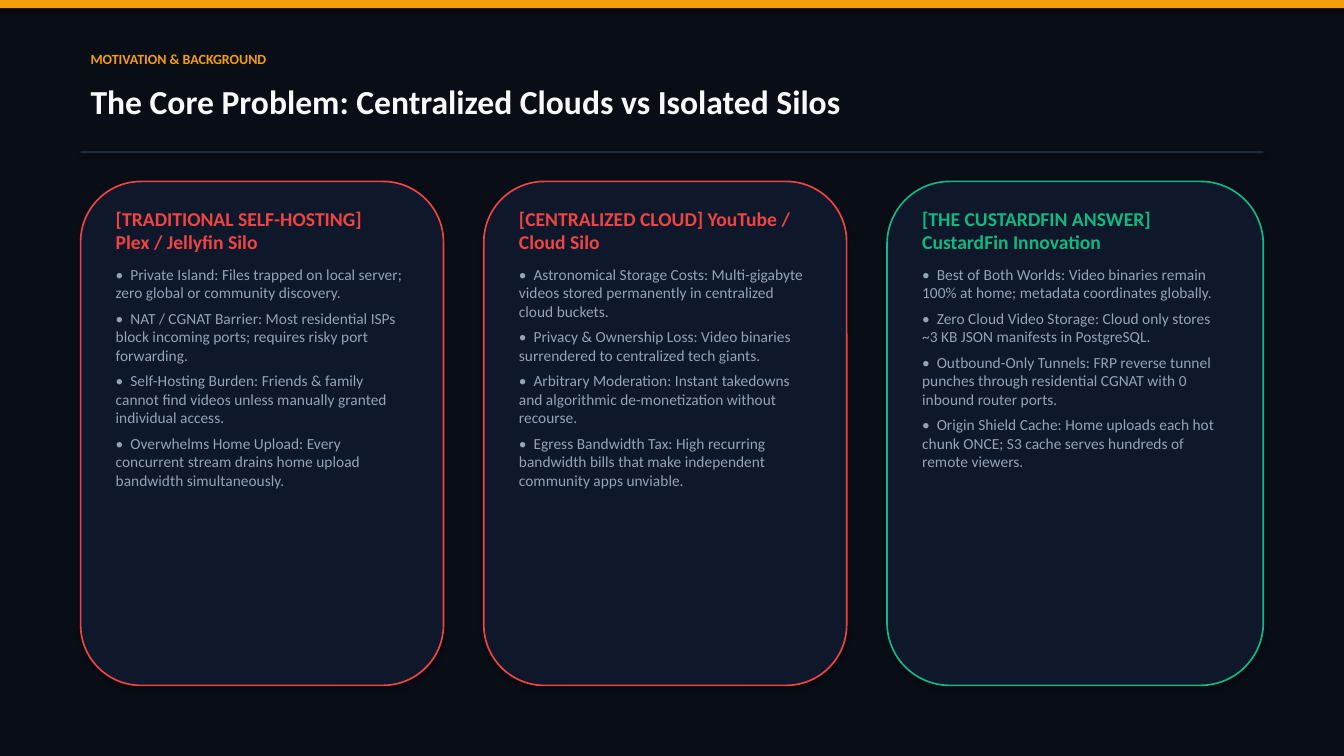
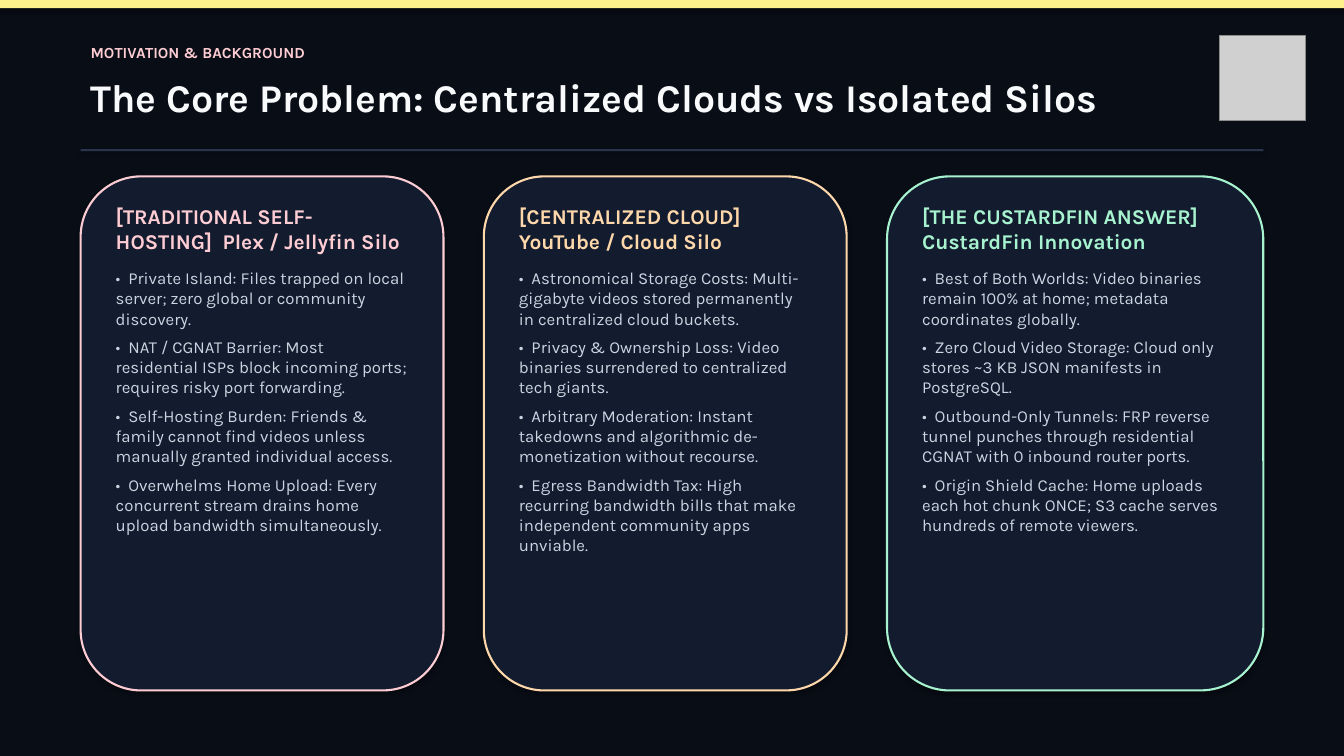
Before and after one commit to Anosh26/Custard-Fin, a slide deck: slide 2 of docs/presentation/CustardFin_Presentation.pptx. Drawn at 1344x756 pixels with LibreOffice and Linux fonts; fonts in the diff are those of the drawing; grey boxes stand for pictures. Boxes give left, top, right and bottom in pixels: in the first picture for what was removed or moved away, otherwise in the second. Text is boxed around its words. In the diff, an @@ line names an element or a change of style, - is before the commit and + after.

```diff
--- a/docs/presentation/CustardFin_Presentation.pptx
+++ b/docs/presentation/CustardFin_Presentation.pptx
@@ rectangle at (0,0,1344,8): fill #F59E0B to #FEF08A @@
@@ text "MOTIVATION & BACKGROUND": place and size @@
-text "MOTIVATION & BACKGROUND" at (91,55,267,64)
+text "MOTIVATION & BACKGROUND" at (91,48,305,58)
@@ text "MOTIVATION & BACKGROUND" at (91,48,305,58): size 10 to 11 pt, font Calibri to Karla, text colour #F59E0B to #FECDD3 @@
@@ picture added at (1220,35,1306,121) @@
@@ text "The Core Problem: Centralized Clouds ..." at (91,84,1098,113): size 24 to 28 pt, font Calibri to Karla @@
@@ rectangle at (81,149,1263,151): fill #1E293B to #28354C @@
@@ rounded rectangle: place and size @@
-rounded rectangle at (81,181,444,686)
+rounded rectangle at (81,176,444,691)
@@ rounded rectangle at (81,176,444,691): fill #0F172A to #131B2E; outline #EF4444 1.2 pt to #FECDD3 1.5 pt @@
@@ rounded rectangle: place and size @@
-rounded rectangle at (484,181,847,686)
+rounded rectangle at (484,176,847,691)
@@ rounded rectangle at (484,176,847,691): fill #0F172A to #131B2E; outline #EF4444 1.2 pt to #FED7AA 1.5 pt @@
@@ rounded rectangle: place and size @@
-rounded rectangle at (887,181,1263,686)
+rounded rectangle at (887,176,1263,691)
@@ rounded rectangle at (887,176,1263,691): fill #0F172A to #131B2E; outline #10B981 1.2 pt to #A7F3D0 1.5 pt @@
@@ text "[TRADITIONAL SELF-HOSTING] Plex / Jellyfin ..." at (116,207,407,535): size 14 to 15 pt, text colour #EF4444 to #FECDD3 in "[TRADITIONAL SELF-HOSTING] Plex / Jellyfin Silo"; font Calibri to Karla; size 11 to 12 pt, text colour #94A3B8 to #CBD5E1 in "• Private Island: Files trapped on local ...", "• NAT / CGNAT Barrier: Most residential ...", "• Self-Hosting Burden: Friends & family cannot ...", "• Overwhelms Home Upload: Every concurrent stream ..."; more space between paragraphs @@
@@ text "[CENTRALIZED CLOUD] YouTube / Cloud ..." at (519,207,798,551): size 14 to 15 pt, text colour #EF4444 to #FED7AA in "[CENTRALIZED CLOUD] YouTube / Cloud Silo"; font Calibri to Karla, size 11 to 12 pt, text colour #94A3B8 to #CBD5E1; more space between paragraphs @@
@@ text "[THE CUSTARDFIN ANSWER] CustardFin Innovation" at (922,207,1218,531): size 14 to 15 pt, text colour #10B981 to #A7F3D0 in "[THE CUSTARDFIN ANSWER] CustardFin Innovation"; font Calibri to Karla; size 11 to 12 pt, text colour #94A3B8 to #CBD5E1 in "• Best of Both Worlds: Video binaries ...", "• Zero Cloud Video Storage: Cloud only ...", "• Outbound-Only Tunnels: FRP reverse tunnel punches ...", "• Origin Shield Cache: Home uploads each ..."; more space between paragraphs @@
```
Also in this commit, not shown: 11 other slides changed, 9 other files.
